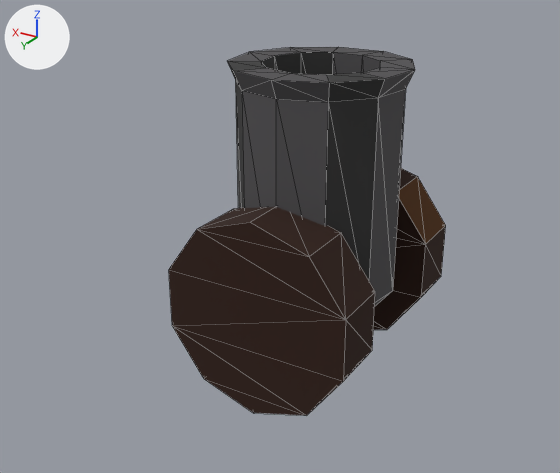
What one commit did to the glTF model models/cannon.glb.
One viewpoint serves both versions: a 50 mm camera at (-9.2, 17.34, 12.23) aimed at (0.16, 1.73, 4.42). The axes (+X, +Y, +Z) are drawn at upper left. The lights are the same throughout. Mesh edges are drawn as thin lines. Vertices at the same position are counted once.
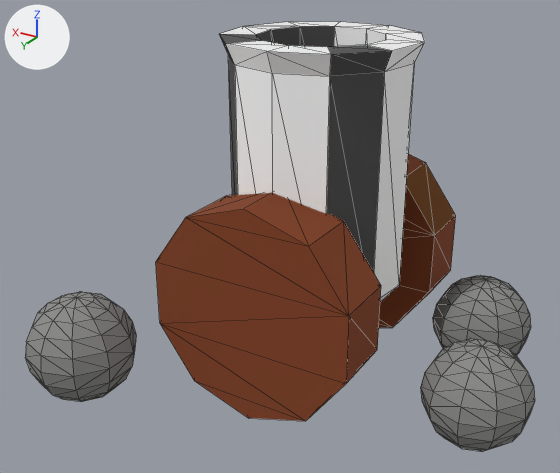
What the commit changed:
Material 'wood' (mat_wood) changes colour from brown #2e170b to brown #86411f; in linear values from (0.0277, 0.00833, 0.00327) to (0.237, 0.053, 0.0136).
Material 'Material.016' (mat_material_016) is new.
Its base color is (0.262, 0.264, 0.255) (grey #8c8c8a).
Its roughness is 1.0.
Material 'wood2.011' (mat_wood2_011) is new.
Its base color is (0.161, 0.0499, 0.00256) (brown #703f08).
Its roughness is 1.0.
Material 'stone.011' (mat_stone_011) is new.
Its base color is (1.0, 1.0, 1.0) (white #ffffff).
Its metallic is 1.0.
Its roughness is 1.0.
me_cylinder has 106 vertices, 200 faces and spans x -1.63..1.63, y -2.04..2.15, z 0.05..5.5.
me_cylinder is used by ob_cylinder; location (0.0, 0.0, 0.0); scale (1.55, 1.55, 1.55).
me_cylinder no longer uses material mat_stone (dark grey #515052).
me_cylinder part 1: the loose piece of 66 vertices spanning x -1.52..1.52, y -1.48..1.54, z 1.15..5.5 is turned -90 degrees about the x axis through its middle and scaled by 1.67, then moved by (0.0, 5.54, -3.38).
me_cylinder part 2: the loose piece of 20 vertices spanning x -1.63..1.63, y 1.12..2.15, z 0.05..3.48 is turned -90 degrees about the x axis through its middle and scaled by 1.67, then moved by (0.0, 1.32, -4.51).
me_cylinder part 3: the loose piece of 20 vertices spanning x -1.63..1.63, y -2.04..-1.01, z 0.05..3.48 is turned -90 degrees about the x axis through its middle and scaled by 1.67, then moved by (0.0, 4.48, 0.79).
me_cylinder part 4: a new loose piece, a UV sphere (10 segments, 10 rings, poles along y) spanning x -6.46..-3.92, y 0.07..2.74, z -2.82..-0.15, in mat_material_016 (grey #8c8c8a).
me_cylinder part 5: a new loose piece, a UV sphere (10 segments, 10 rings, poles along y) spanning x -5.47..-2.94, y 0.07..2.74, z 0.63..3.29, in mat_material_016 (grey #8c8c8a).
me_cylinder part 6: a new loose piece, a UV sphere (10 segments, 10 rings, poles along y) spanning x 3.11..5.88, y -0.05..2.86, z -6.19..-3.28, in mat_material_016 (grey #8c8c8a).
me_cylinder no longer uses material mat_wood2 (brown #532f06).
me_cylinder now uses material mat_stone_011 (white #ffffff).
me_cylinder now uses material mat_wood2_011 (brown #703f08).
me_cylinder now uses material mat_material_016 (grey #8c8c8a).
Object 'Cylinder' (ob_cylinder) is rescaled from (1.55, 1.55, 1.55) to (1.0, 1.0, 1.0).
Object 'Cylinder' (ob_cylinder) turns from (0, 0, 0) to (90, 0, 0) degrees about x, y and z.

What differs and where, as boxes [x1, y1, x2, y2] in the pictures (560 x 473 px; the box of a moved part takes in the faces that stretch with it):
'Cylinder', recoloured, reshaped, turned, rescaled
    before: [169, 47, 446, 415]
    after: [25, 22, 535, 451]
part 1 of me_cylinder, moved or reshaped
    before: [227, 47, 415, 306]
    after: [219, 22, 425, 302]
part 2 of me_cylinder, moved or reshaped
    before: [169, 207, 375, 415]
    after: [156, 193, 381, 421]
part 3 of me_cylinder, moved or reshaped
    before: [373, 168, 446, 330]
    after: [379, 154, 456, 328]
part 4 of me_cylinder, added
    after: [421, 338, 535, 451]
part 5 of me_cylinder, added
    after: [433, 275, 530, 355]
part 6 of me_cylinder, added
    after: [25, 292, 136, 402]
